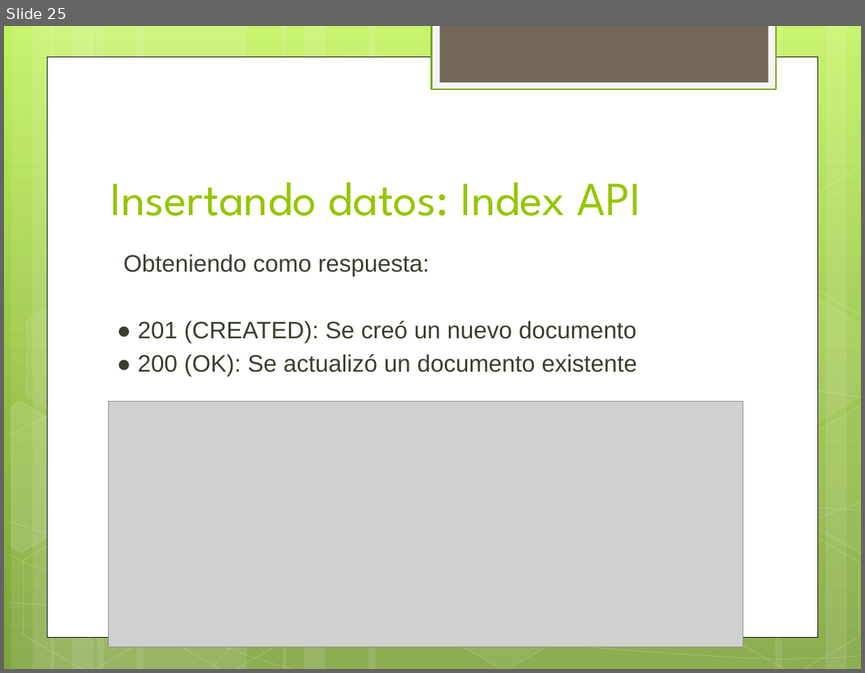
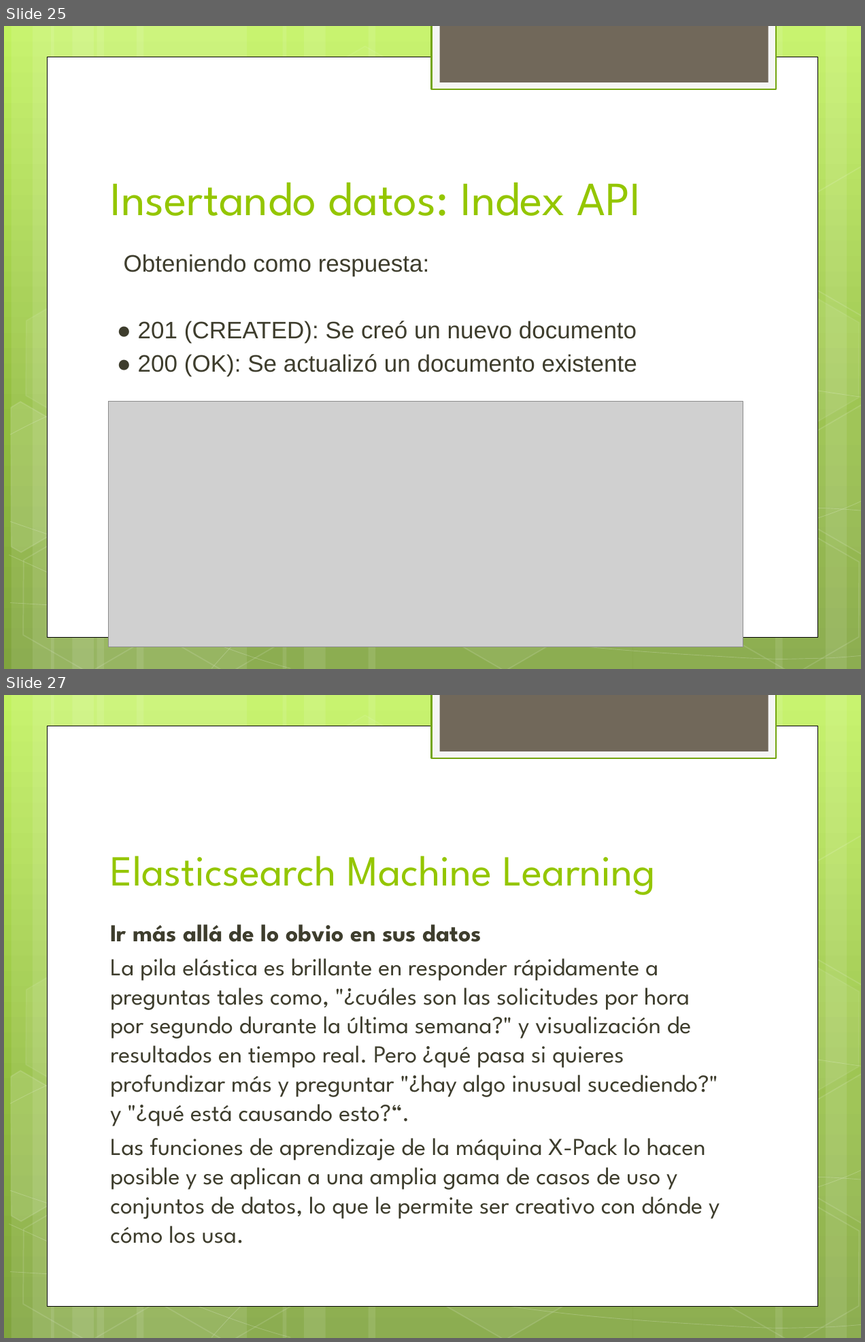
Before and after one commit to danielrpg/searchEngineAPI, a slide deck: document/ElasticSearch.pptx. Shown one above the other, each under a label of ours: slide 25 before the commit, slides 25 and 27 after it; the slides between them are not shown. The pictures are 865x673 and 865x1342 pixels, drawn with LibreOffice and Linux fonts; fonts in the diff are those of the drawing; grey boxes stand for pictures. Boxes give left, top, right and bottom in pixels: in the first picture for what was removed or moved away, otherwise in the second. Text is boxed around its words. In the diff, an @@ line names an element or a change of style, - is before the commit and + after.

```diff
--- a/document/ElasticSearch.pptx
+++ b/document/ElasticSearch.pptx
@@ slide 27 added at bbox=[4, 695, 861, 1338], background gradient #C3F35F to #93BF3F to #81A53E; not listed: 31 template elements that a slide beside it also shows @@
@@ title added at bbox=[110, 855, 655, 895], 36 pt, text #94C600 @@
+Elasticsearch Machine Learning
@@ text added at bbox=[110, 924, 719, 1243], 20.4 pt, text #3E3D2D @@
+Ir más allá de lo obvio en sus datos
+La pila elástica es brillante en responder rápidamente a preguntas tales como, "¿cuáles son las solicitudes por hora por segundo durante la última semana?" y visualización de resultados en tiempo real. Pero ¿qué pasa si quieres profundizar más y preguntar "¿hay algo inusual sucediendo?" y "¿qué está causando esto?“.
+Las funciones de aprendizaje de la máquina X-Pack lo hacen posible y se aplican a una amplia gama de casos de uso y conjuntos de datos, lo que le permite ser creativo con dónde y cómo los usa.
```
Also in this commit, not shown: 8 other slides added, 2 other files.
